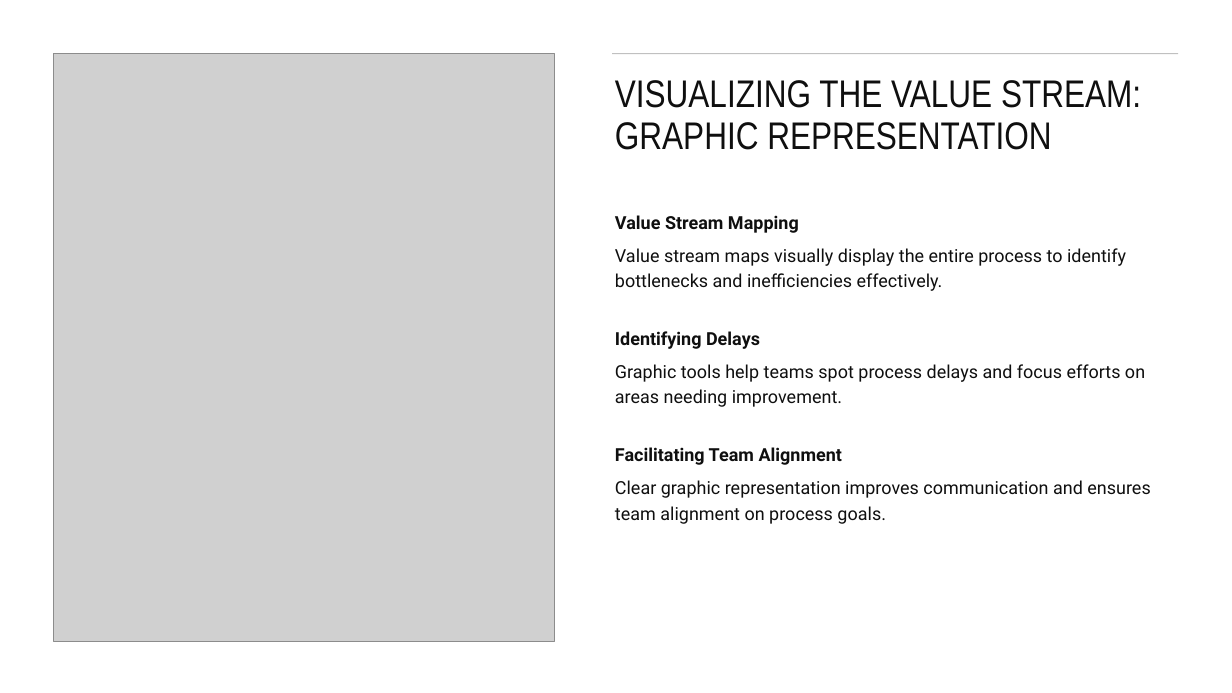
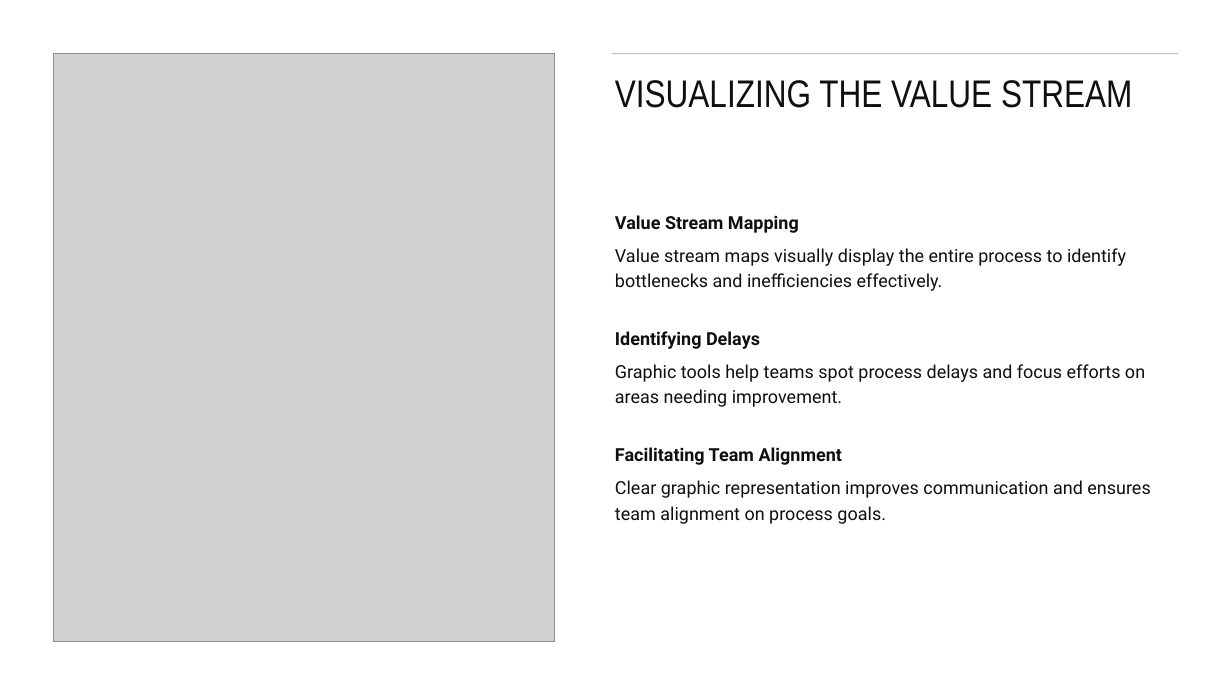
Before and after one commit to awedergren/CSD-380, a slide deck: slide 8 of module-1/wedergren_module_1.2_assignment.pptx. Drawn at 1232x693 pixels with LibreOffice and Linux fonts; fonts in the diff are those of the drawing; grey boxes stand for pictures. Boxes give left, top, right and bottom in pixels: in the first picture for what was removed or moved away, otherwise in the second. Text is boxed around its words. In the diff, an @@ line names an element or a change of style, - is before the commit and + after.

```diff
--- a/module-1/wedergren_module_1.2_assignment.pptx
+++ b/module-1/wedergren_module_1.2_assignment.pptx
@@ title at (615, 80, 1132, 108): text changed @@
-VISUALIZING THE VALUE STREAM: GRAPHIC REPRESENTATION
+VISUALIZING THE VALUE STREAM
```
Also in this commit, not shown: 2 other files.
